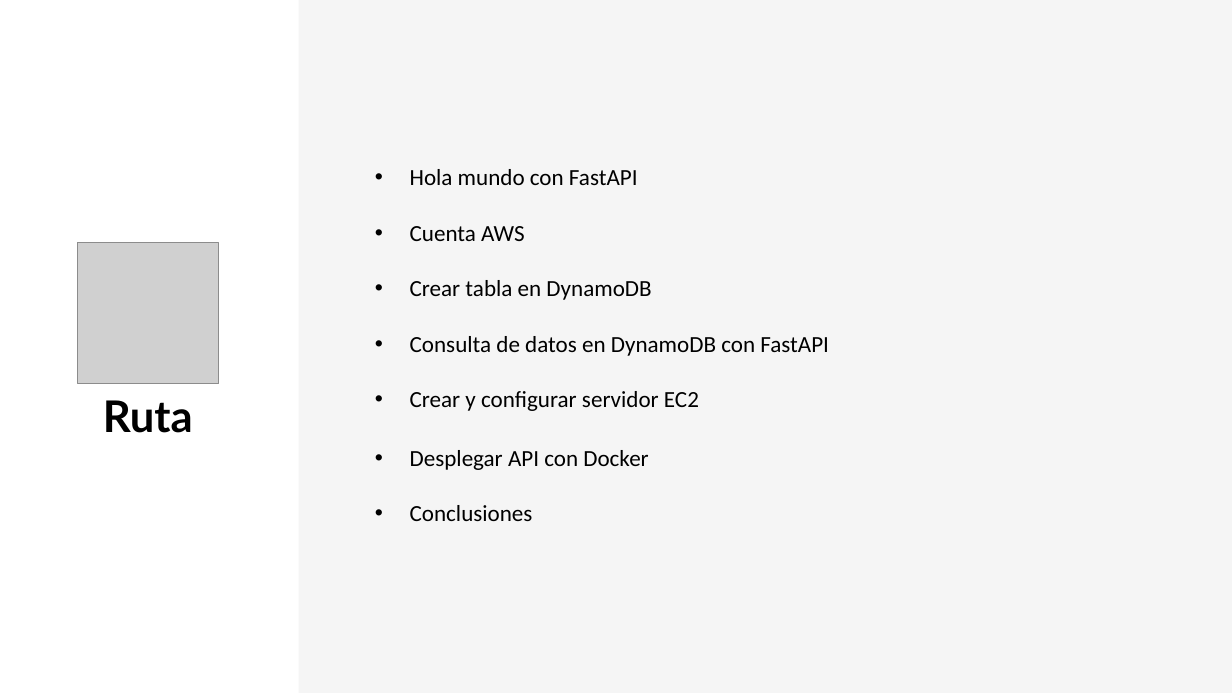
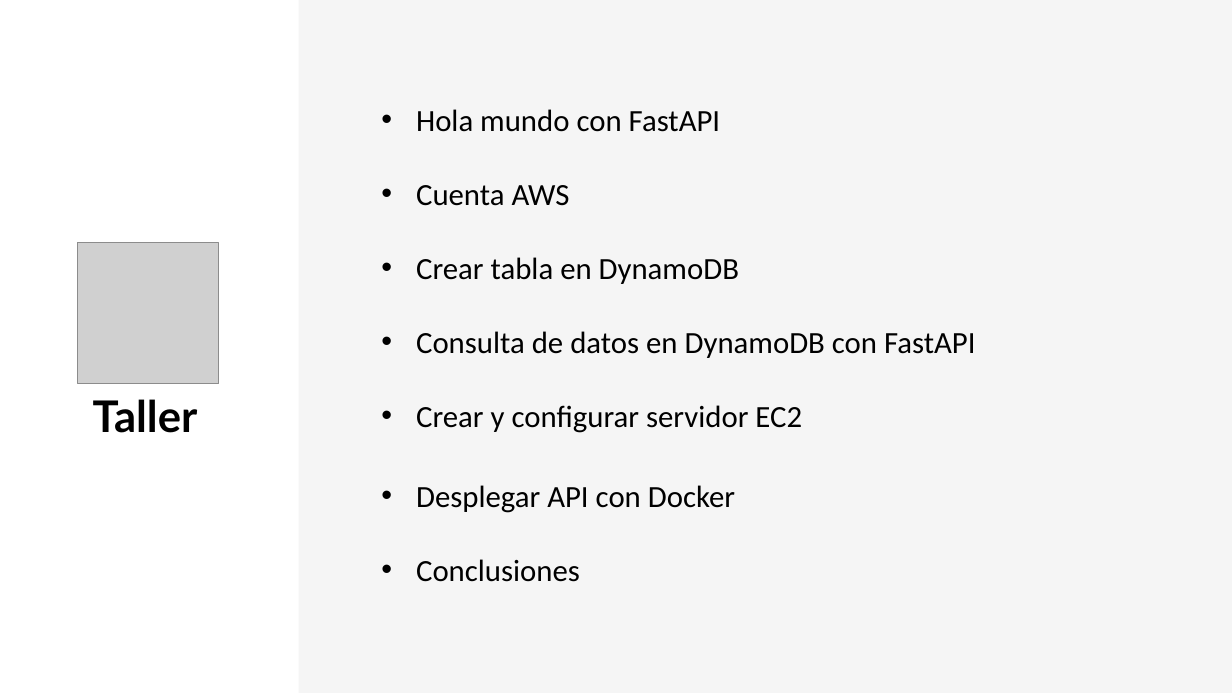
Before and after one commit to cde-aia-bc/curso-api-openhouse, a slide deck: slide 9 of Open House Curso API.pptx (slide 3 before the commit). Drawn at 1232x693 pixels with LibreOffice and Linux fonts; fonts in the diff are those of the drawing; grey boxes stand for pictures. Boxes give left, top, right and bottom in pixels: in the first picture for what was removed or moved away, otherwise in the second. Text is boxed around its words. In the diff, an @@ line names an element or a change of style, - is before the commit and + after.

```diff
--- a/Open House Curso API.pptx
+++ b/Open House Curso API.pptx
@@ text "Hola mundo con FastAPI": place and size @@
-text "Hola mundo con FastAPI" at (410, 169, 829, 521)
+text "Hola mundo con FastAPI" at (416, 109, 975, 582)
@@ text "Hola mundo con FastAPI" at (416, 109, 975, 582): size 18 to 24 pt @@
@@ text at (93, 399, 198, 433): text changed @@
-Ruta
+Taller
```
Also in this commit, not shown: 1 other slide changed, 7 slides added.
